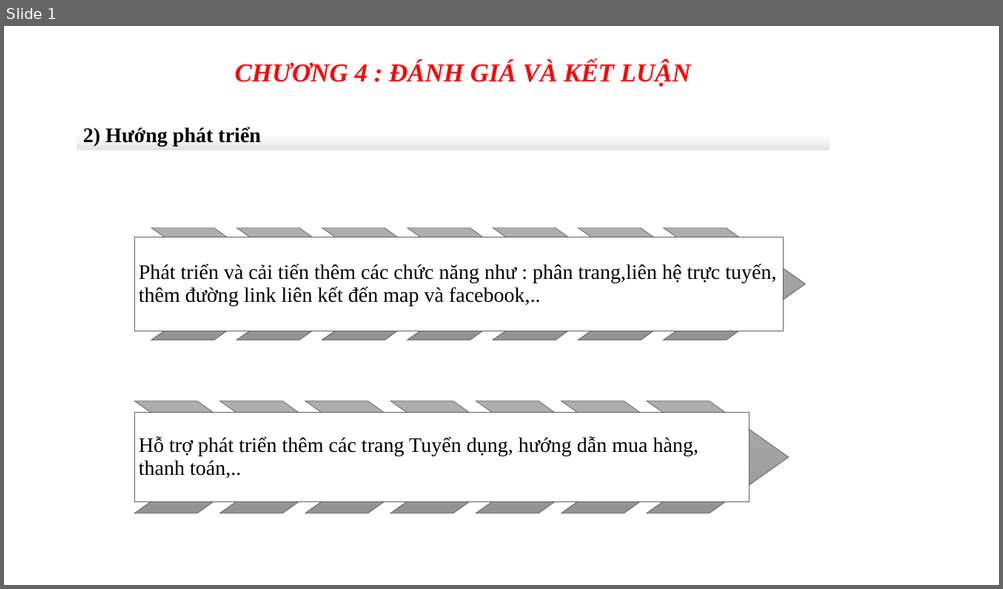
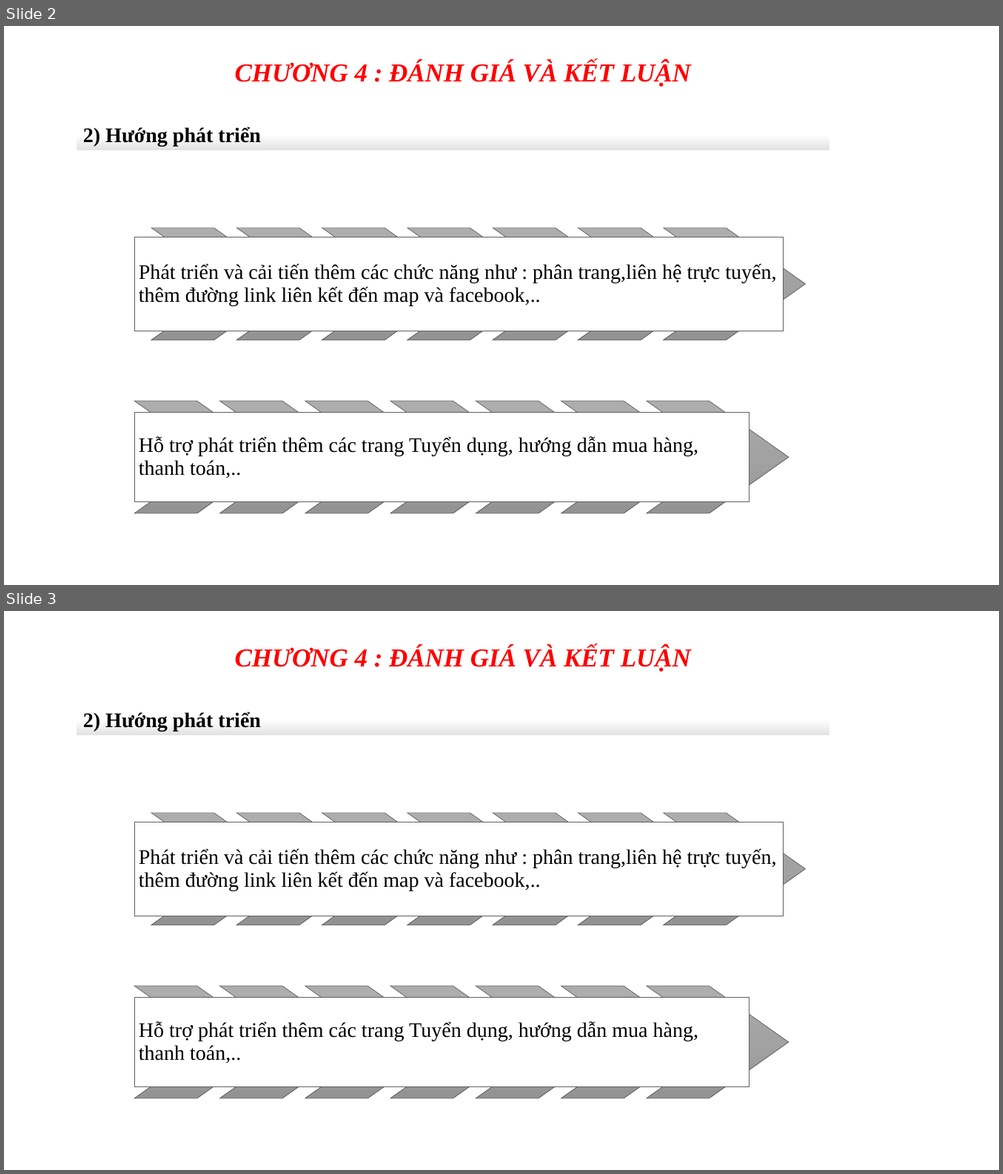
Before and after one commit to vothihoangyen/demo8-6, a slide deck: BỘ-TÀI-NGUYÊN-MÔI-TRƯỜNG-1.pptx. Shown one above the other, each under a label of ours: slide 1 before the commit, slides 2 and 3 after it. The pictures are 1003x589 and 1003x1174 pixels, drawn with LibreOffice and Linux fonts; fonts in the diff are those of the drawing; background and template pictures are left out. Boxes give left, top, right and bottom in pixels: in the first picture for what was removed or moved away, otherwise in the second. Text is boxed around its words. In the diff, an @@ line names an element or a change of style, - is before the commit and + after.

```diff
--- a/BỘ-TÀI-NGUYÊN-MÔI-TRƯỜNG-1.pptx
+++ b/BỘ-TÀI-NGUYÊN-MÔI-TRƯỜNG-1.pptx
@@ slide 3 added at bbox=[4, 611, 999, 1170], background picture (left out) @@
@@ text added at bbox=[235, 646, 691, 672], 25 pt, text #FF0000, bold, italic @@
+CHƯƠNG 4 : ĐÁNH GIÁ VÀ KẾT LUẬN
@@ rectangle added at bbox=[76, 703, 829, 735], fill gradient #FFFFFF to #E3E3E3, outline #FFFFFF 0.5 pt, 20 pt, text #000000, bold @@
+2) Hướng phát triển
@@ group added at bbox=[134, 813, 805, 1099]: 14 chevrons, 2 rectangles, 2 texts @@
+Phát triển và cải tiến thêm các chức năng như : phân trang,liên hệ trực tuyến, thêm đường link liên kết đến map và facebook,..
+Hỗ trợ phát triển thêm các trang Tuyển dụng, hướng dẫn mua hàng, thanh toán,..
@@ what was slide 1 is now slide 2 @@
```
Also in this commit, not shown: 1 other slide added.
